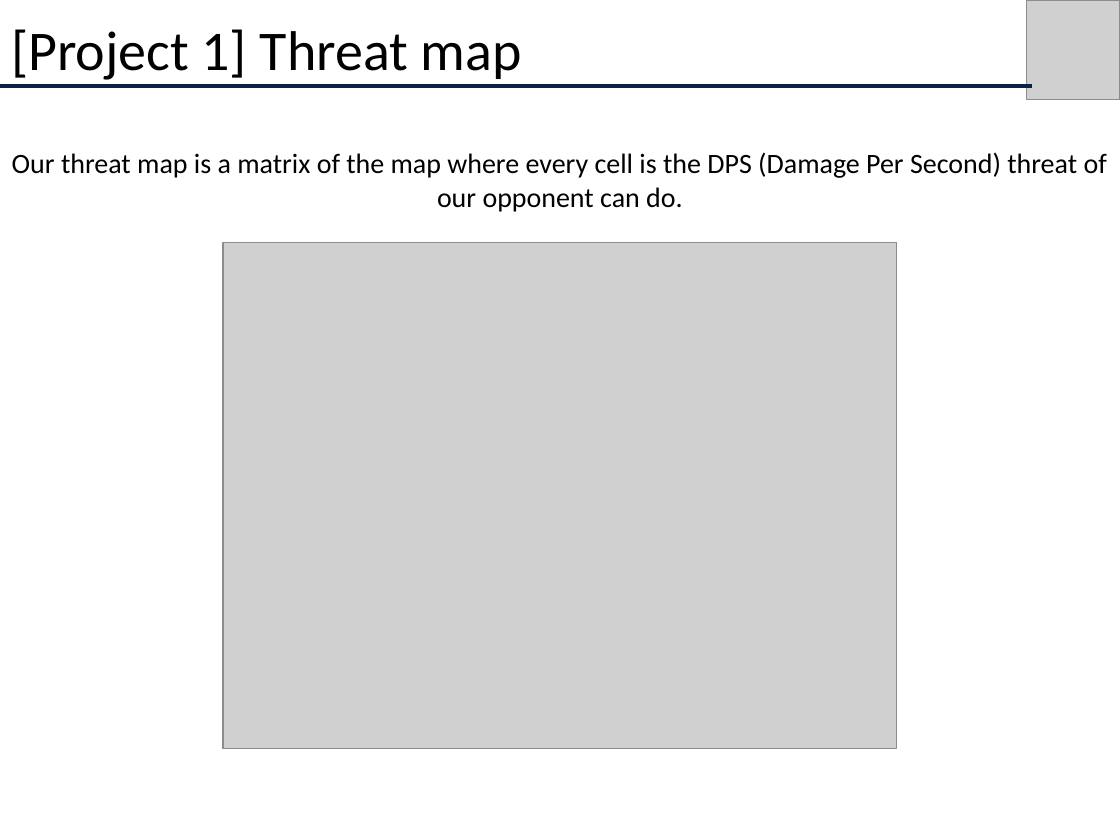
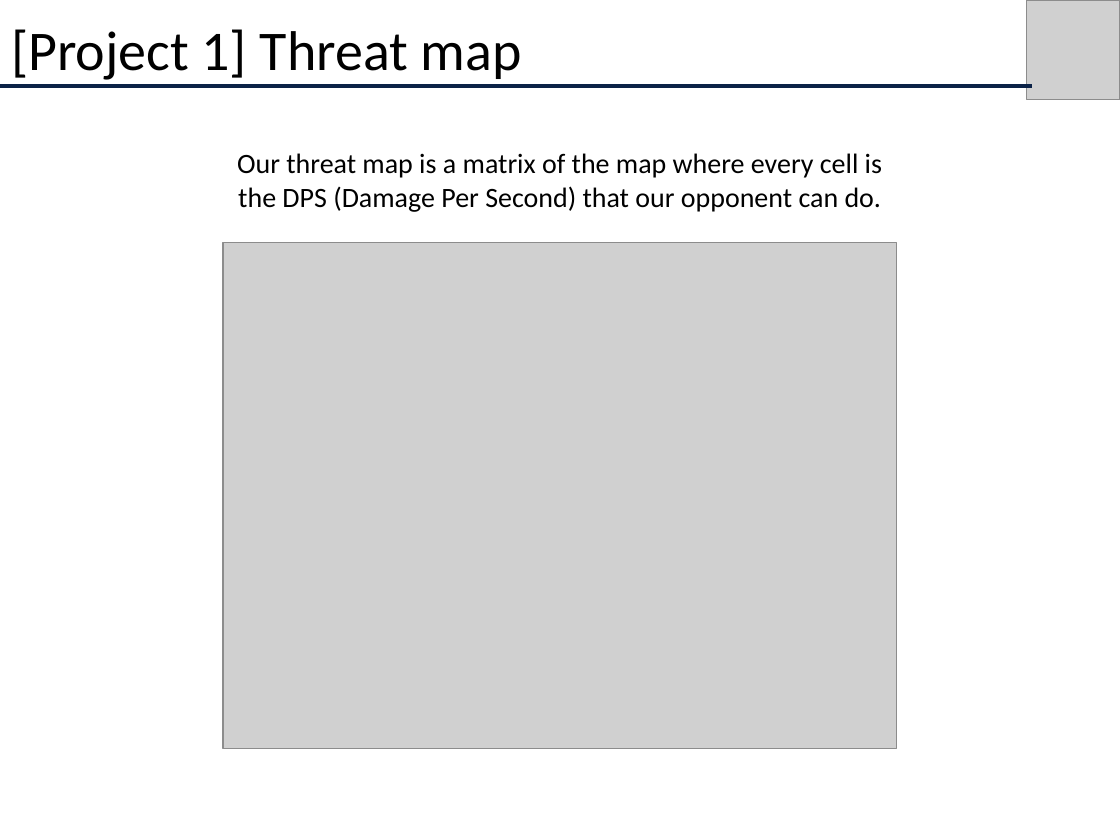
Before and after one commit to albertouri/psmage, a slide deck: slide 6 of docs/CS680Presentation.pptx (slide 5 before the commit). Drawn at 1120x840 pixels with LibreOffice and Linux fonts; fonts in the diff are those of the drawing; grey boxes stand for pictures. Boxes give left, top, right and bottom in pixels: in the first picture for what was removed or moved away, otherwise in the second. Text is boxed around its words. In the diff, an @@ line names an element or a change of style, - is before the commit and + after.

```diff
--- a/docs/CS680Presentation.pptx
+++ b/docs/CS680Presentation.pptx
@@ text at (x1=237, y1=153, x2=882, y2=212): text changed @@
-Our threat map is a matrix of the map where every cell is the DPS (Damage Per Second) threat of our opponent can do.
+Our threat map is a matrix of the map where every cell is the DPS (Damage Per Second) that our opponent can do.
```
Also in this commit, not shown: 4 other slides changed, 9 slides added, 6 other files.
